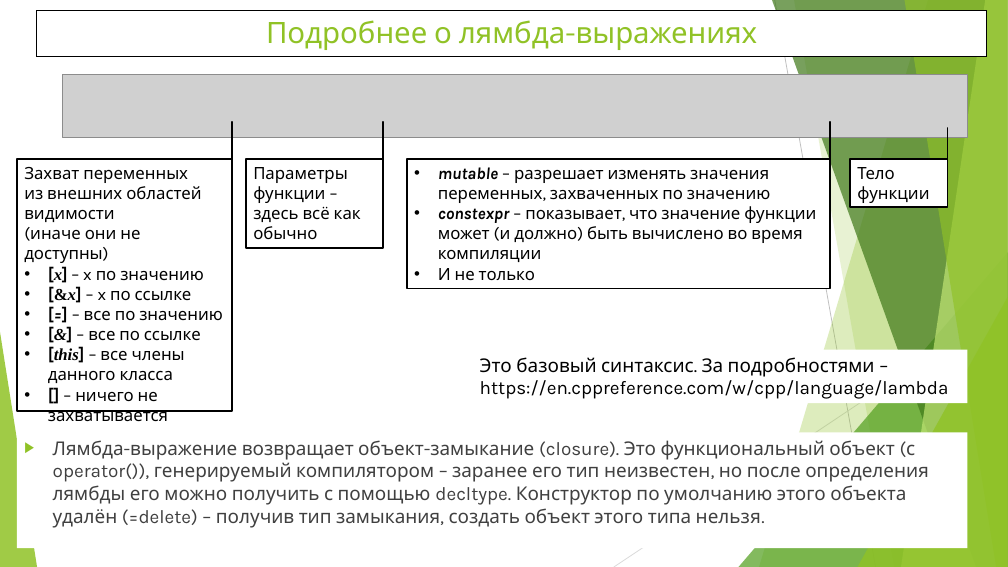
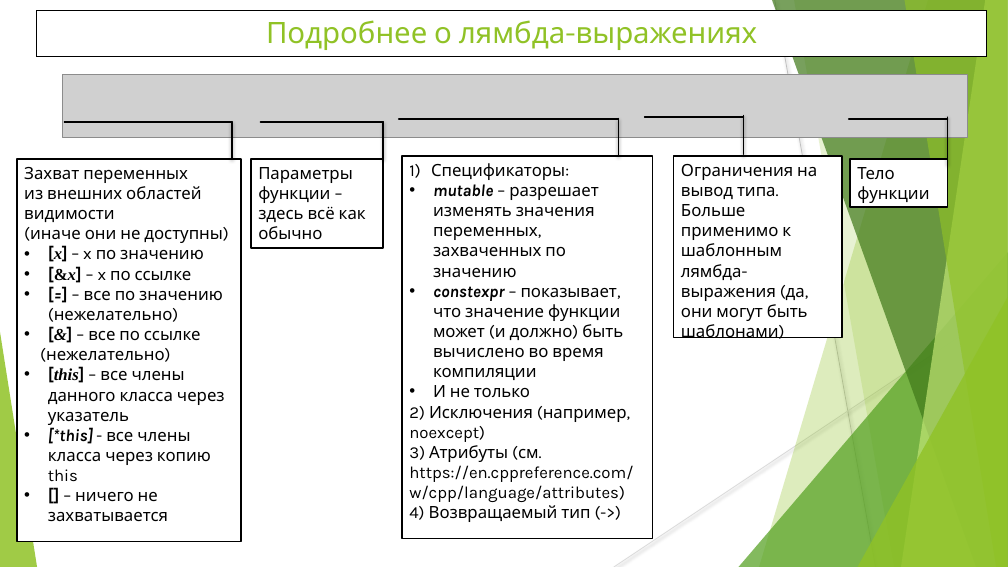
Before and after one commit to WhiteCatStudies/lectures, a slide deck: slide 7 of lecture6/lecture6.pptx. Drawn at 1008x567 pixels with LibreOffice and Linux fonts; fonts in the diff are those of the drawing; grey boxes stand for pictures. Boxes give left, top, right and bottom in pixels: in the first picture for what was removed or moved away, otherwise in the second. Text is boxed around its words. In the diff, an @@ line names an element or a change of style, - is before the commit and + after.

Commit message:
Lambda material

```diff
--- a/lecture6/lecture6.pptx
+++ b/lecture6/lecture6.pptx
@@ line added from (399, 119) to (619, 119), #000000 1.5 pt @@
@@ line moved from (830, 122) - (830, 159) to (619, 119) - (619, 156) @@
@@ line added from (645, 117) to (743, 117), #000000 1.5 pt @@
@@ line added from (743, 116) to (743, 154), #000000 1.5 pt @@
@@ line added from (849, 119) to (948, 119), #000000 1.5 pt @@
@@ line moved from (948, 128) - (948, 165) to (948, 117) - (948, 163) @@
@@ line added from (64, 122) to (232, 122), #000000 1.5 pt @@
@@ line added from (261, 122) to (383, 122), #000000 1.5 pt @@
@@ rectangle "Захват переменных": place and size @@
-rectangle "Захват переменных" at (17, 159, 232, 411)
+rectangle "Захват переменных" at (17, 159, 241, 541)
@@ rectangle "Параметры функции – здесь всё ...": place and size @@
-rectangle "Параметры функции – здесь всё ..." at (246, 159, 383, 248)
+rectangle "Параметры функции – здесь всё ..." at (251, 159, 383, 248)
@@ rectangle "Спецификаторы:": place and size @@
-rectangle "Спецификаторы:" at (407, 159, 830, 289)
+rectangle "Спецификаторы:" at (402, 156, 653, 538)
@@ text in rectangle at (431, 163, 565, 180): paragraph added @@
+1) Спецификаторы:
@@ rectangle added at (674, 156, 842, 337), fill #FFFFFF, outline #000000 1.5 pt, 16 pt, text #000000 @@
+Ограничения на вывод типа. Больше применимо к шаблонным лямбда-выражения (да, они могут быть шаблонами)
@@ text in rectangle at (54, 291, 223, 320): text changed @@
-• [=] – все по значению
+• [=] – все по значению (нежелательно)
@@ text in rectangle at (46, 351, 225, 482): text changed @@
-• [this] – все члены данного класса
+(нежелательно)
+• [this] – все члены данного класса через указатель
+• [*this] - все члены класса через копию this
@@ rectangle removed at (473, 349, 968, 403) @@
-Это базовый синтаксис. За подробностями –
-https://en.cppreference.com/w/cpp/language/lambda
@@ text in rectangle at (409, 406, 633, 522): paragraphs added @@
+2) Исключения (например, noexcept)
+3) Атрибуты (см. https://en.cppreference.com/w/cpp/language/attributes)
+4) Возвращаемый тип (->)
@@ text removed at (53, 440, 929, 528) @@
-▶ Лямбда-выражение возвращает объект-замыкание (closure). Это функциональный объект (с operator()), генерируемый компилятором – заранее его тип неизвестен, но после определения лямбды его можно получить с помощью decltype. Конструктор по умолчанию этого объекта удалён (=delete) – получив тип замыкания, создать объект этого типа нельзя.
```
Also in this commit, not shown: 3 other slides changed, 1 slide added, 1 slide removed, 5 other files.
